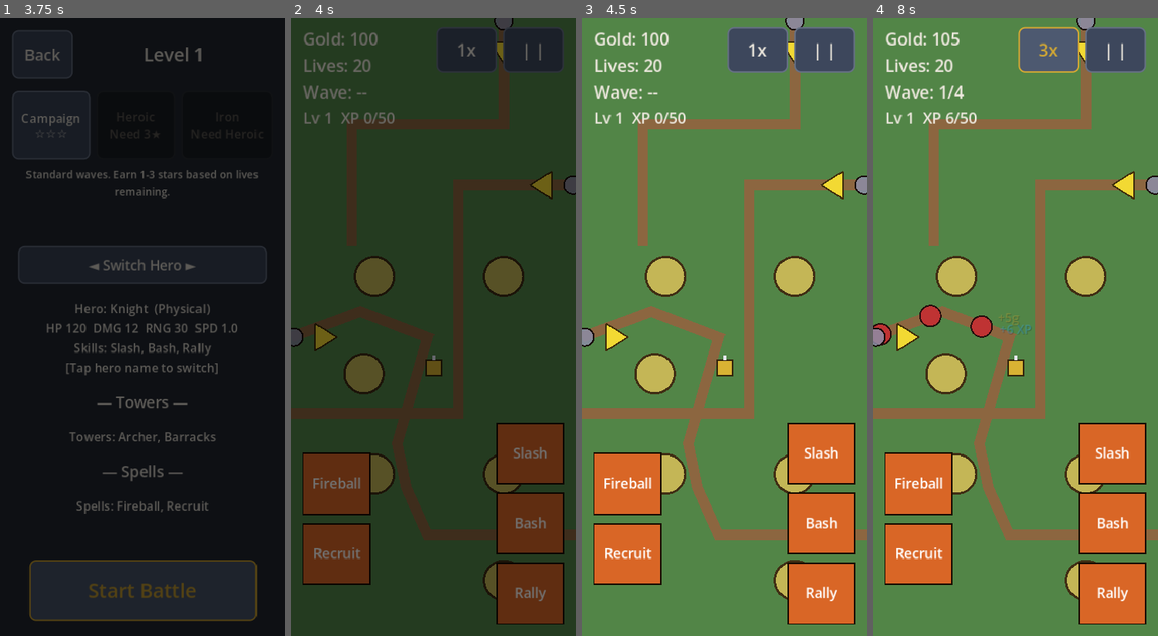
Above: before the commit, frames 1-4 (left to right).
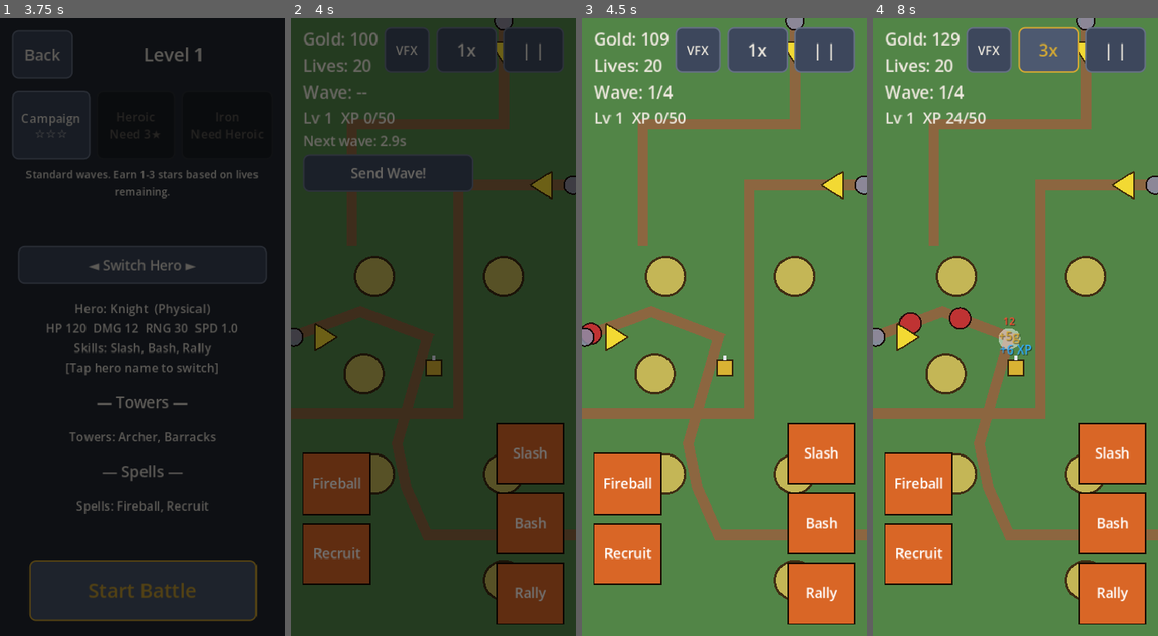
Above: after the commit, the same moments.

Repository: ookeooke/td1
Game: Godot game, scene res://ui/MainMenu.tscn
Same seed, same stepped clock (60 frames per second), same inputs: the game is played once before the commit and once after it.
Inputs (mouse positions are in pixels of both pictures, inside the frame that each line leads up to):
- Up to frame 1 (3.75 s): click "Play" at 0.5 s; click "Play" at 1.25 s; click "Campaign ☆☆☆" at 2 s; click "Campaign ☆☆☆" at 2.75 s; click "Start Battle" at 3.5 s
- Up to frame 2 (4 s): no input
- Up to frame 3 (4.5 s): click (678, 172) at 4.25 s, where only the run after the commit has a clickable "Send Wave!"
- Up to frame 4 (8 s): click (989, 48) at 5 s, where only the run after the commit has a clickable "VFX"; click (987, 48) at 5.75 s, where only the run after the commit has a clickable "Clean"; click "1x" at 6.5 s; click "2x" at 7.25 s

Frame 1 is identical in both runs. In frame 2, 4.7% of the frame differs, in the area x 4-64%, y 1-29%; in frame 3, 1.4%; in frame 4, 2.7%.

Commit message:
3

Diff:
--- a/autoloads/EventBus.gd
+++ b/autoloads/EventBus.gd
@@ -28,7 +28,9 @@
 signal wave_started(wave_number, path_ids)
 signal wave_completed(wave_number)
 signal early_wave_triggered(bonus_gold)
+signal wave_countdown_started(duration)
 signal all_waves_completed()
+signal clean_view_toggled(enabled)
 signal spawn_direction_changed(path_id, screen_edge_position)
 
 # Economy
--- a/autoloads/VFXSpawner.gd
+++ b/autoloads/VFXSpawner.gd
@@ -8,6 +8,7 @@
 
 # Cached hero reference for XP text positioning.
 var _hero: Node2D = null
+var clean_view: bool = false
 
 
 func _ready() -> void:
@@ -17,6 +18,7 @@
 	EventBus.hero_died.connect(func(): _hero = null)
 	EventBus.game_over.connect(_on_game_over)
 	EventBus.game_won.connect(_on_game_won)
+	EventBus.clean_view_toggled.connect(func(v): clean_view = v)
 
 
 func _on_enemy_died(enemy: Node, gold_value: int) -> void:
@@ -32,8 +34,9 @@
 	if enemy.data != null and enemy.data.visual != null:
 		color = enemy.data.visual.body_color
 		radius = enemy.data.visual.radius
-	_DeathVFXScript.spawn(parent, color, radius, pos)
-	# Gold text.
+	if not clean_view:
+		_DeathVFXScript.spawn(parent, color, radius, pos)
+	# Gold text — always shown (informational, not clutter).
 	if gold_value > 0:
 		_FloatingTextScript.spawn(parent, "+%dg" % gold_value, Color(0.83, 0.66, 0.20), pos)
 
--- a/autoloads/WaveManager.gd
+++ b/autoloads/WaveManager.gd
@@ -21,6 +21,13 @@
 var _wave_active: bool = false
 var _running: bool = false
 var _endless: bool = false
+# Tick-based countdown state (replaces await-based timer for interruptibility).
+var _in_countdown: bool = false
+var _countdown_remaining: float = 0.0
+var _countdown_total: float = 0.0
+var _pending_wave: Resource = null
+var _pending_path_ids: Array = []
+var _pending_wave_for_bounty: Resource = null  # kept for endless bounty lookup
 
 # Enemy scenes for procedural endless wave generation.
 const _EnemyBasicScene: PackedScene = preload("res://enemies/EnemyBasic.tscn")
@@ -88,14 +95,46 @@
 	GameState.wave_number = _wave_index + 1
 	for pid in path_ids:
 		EventBus.spawn_direction_changed.emit(pid, Vector2.ZERO)
+	# Tick-based countdown — interruptible via call_early_wave().
+	_pending_wave = wave
+	_pending_path_ids = path_ids
+	_countdown_total = wave.countdown
+	_countdown_remaining = wave.countdown
+	_in_countdown = true
+	EventBus.wave_countdown_started.emit(_countdown_total)
 	print("[WaveManager] wave %d countdown %.1fs paths=%s" % [_wave_index + 1, wave.countdown, path_ids])
-	await get_tree().create_timer(wave.countdown).timeout
+
+
+func _process(delta: float) -> void:
+	if not _in_countdown:
+		return
+	_countdown_remaining -= delta
+	if _countdown_remaining <= 0.0:
+		_finish_countdown()
+
+
+func _finish_countdown() -> void:
+	_in_countdown = false
 	if not _running:
 		return
-	_launch_wave(wave, path_ids)
+	_launch_wave(_pending_wave, _pending_path_ids)
+	_pending_wave = null
+	_pending_path_ids = []
+
+
+func call_early_wave() -> void:
+	if not _in_countdown or not _running:
+		return
+	var fraction: float = clampf(_countdown_remaining / maxf(0.01, _countdown_total), 0.0, 1.0)
+	var bonus: int = int(ceil(fraction * 10.0))
+	if bonus > 0:
+		GameState.add_gold(bonus)
+	EventBus.early_wave_triggered.emit(bonus)
+	_finish_countdown()
 
 
 func _launch_wave(wave: Resource, path_ids: Array) -> void:
+	_pending_wave_for_bounty = wave
 	_active_spawners = wave.spawns.size()
 	_wave_active = true
 	EventBus.wave_started.emit(_wave_index + 1, path_ids)
@@ -136,11 +175,18 @@
 	if _active_spawners > 0 or _alive_count > 0:
 		return
 	_wave_active = false
-	var wave: Resource = _wave_list.waves[_wave_index]
-	if wave.bounty > 0:
-		GameState.add_gold(wave.bounty)
+	# Retrieve wave data for bounty — campaign from list, endless from stored ref.
+	var wave: Resource = null
+	if _wave_list != null and _wave_index >= 0 and _wave_index < _wave_list.waves.size():
+		wave = _wave_list.waves[_wave_index]
+	elif _endless and _pending_wave_for_bounty != null:
+		wave = _pending_wave_for_bounty
+	var bounty: int = wave.bounty if wave != null else 0
+	if bounty > 0:
+		GameState.add_gold(bounty)
 	EventBus.wave_completed.emit(_wave_index + 1)
-	print("[WaveManager] wave %d complete (+%dg)" % [_wave_index + 1, wave.bounty])
+	print("[WaveManager] wave %d complete (+%dg)" % [_wave_index + 1, bounty])
+	_pending_wave_for_bounty = null
 	if _running:
 		_begin_next_wave()
 
@@ -185,6 +231,7 @@
 func _on_game_over() -> void:
 	_running = false
 	_wave_active = false
+	_in_countdown = false
 
 
 func stop() -> void:
@@ -193,6 +240,10 @@
 	_running = false
 	_wave_active = false
 	_endless = false
+	_in_countdown = false
+	_pending_wave = null
+	_pending_path_ids = []
+	_pending_wave_for_bounty = null
 	_wave_list = null
 	_level = null
 	_wave_index = -1
@@ -211,12 +262,14 @@
 	# Base enemy count scales with wave number.
 	var base_count: int = 4 + wave_num * 2
 	# Pick paths — early waves use 1-2 paths, later use all 3.
+	@warning_ignore("integer_division")
 	var num_paths: int = mini(1 + wave_num / 3, _PATH_IDS.size())
 	var active_paths: Array[String] = []
 	for i in num_paths:
 		active_paths.append(_PATH_IDS[i % _PATH_IDS.size()])
 
 	# Distribute enemies across paths with type mixing.
+	@warning_ignore("integer_division")
 	var enemies_per_path: int = maxi(1, base_count / num_paths)
 	var spawns: Array = []
 	for pid in active_paths:
@@ -233,6 +286,7 @@
 		var fly_spawn := spawn_script.new()
 		fly_spawn.path_id = active_paths[randi() % active_paths.size()]
 		fly_spawn.enemy_scene = _EnemyFlyingScene
+		@warning_ignore("integer_division")
 		fly_spawn.count = maxi(1, wave_num / 3)
 		fly_spawn.interval = 1.5
 		fly_spawn.start_delay = 2.0
@@ -241,6 +295,7 @@
 		var heal_spawn := spawn_script.new()
 		heal_spawn.path_id = active_paths[randi() % active_paths.size()]
 		heal_spawn.enemy_scene = _EnemyHealerScene
+		@warning_ignore("integer_division")
 		heal_spawn.count = maxi(1, wave_num / 5)
 		heal_spawn.interval = 3.0
 		heal_spawn.start_delay = 3.0
--- a/enemies/base_enemy.gd
+++ b/enemies/base_enemy.gd
@@ -32,6 +32,7 @@
 # abilities like ExplodeOnDeath or SummonOnDeath can hook in.
 const _AbilityHostScript := preload("res://systems/AbilityHost.gd")
 const _AbilityDataScript := preload("res://systems/AbilityData.gd")
+const _FloatingTextScript := preload("res://vfx/FloatingText.gd")
 var _ability_host: RefCounted = null
 
 
@@ -150,18 +151,24 @@
 	return s
 
 
-func take_damage(amount: float, type: int, source: Node = null) -> void:
+func take_damage(amount: float, type: int, source: Node = null) -> float:
 	if state == State.DYING or data == null:
-		return
+		return 0.0
 	var final: float = DamageCalculator.calculate_damage(amount, type, self)
 	current_health -= int(ceil(final))
 	if source != null:
 		_last_damage_source = source
+	# Floating damage number.
+	if final > 0.0:
+		var parent: Node = get_tree().current_scene
+		if parent != null:
+			_FloatingTextScript.spawn(parent, str(int(ceil(final))), Color(1.0, 0.3, 0.2), global_position + Vector2(0, -20), 14)
 	queue_redraw()
 	if _ability_host != null:
 		_ability_host.trigger_event(_AbilityDataScript.Trigger.ON_HIT_TAKEN, {"source": source, "amount": final})
 	if current_health <= 0:
 		_die()
+	return final
 
 
 func heal(amount: float) -> void:
--- a/enemies/bosses/base_boss.gd
+++ b/enemies/bosses/base_boss.gd
@@ -35,10 +35,11 @@
 	_check_phase_transition()
 
 
-func take_damage(amount: float, type: int, source: Node = null) -> void:
-	super.take_damage(amount, type, source)
+func take_damage(amount: float, type: int, source: Node = null) -> float:
+	var final: float = super.take_damage(amount, type, source)
 	if state != State.DYING:
 		_check_phase_transition()
+	return final
 
 
 func _check_phase_transition() -> void:
--- a/heroes/base_hero.gd
+++ b/heroes/base_hero.gd
@@ -69,6 +69,7 @@
 # death so passives like "on-kill: +5% damage for 3 s" can hook in later.
 const _AbilityHostScript := preload("res://systems/AbilityHost.gd")
 const _AbilityDataScript := preload("res://systems/AbilityData.gd")
+const _FloatingTextScript := preload("res://vfx/FloatingText.gd")
 var _ability_host: RefCounted = null
 
 @onready var attack_range_area: Area2D = $AttackRange
@@ -406,6 +407,10 @@
 		return
 	var final: float = DamageCalculator.calculate_damage(amount, type, self)
 	current_health -= int(ceil(final))
+	if final > 0.0:
+		var parent: Node = get_tree().current_scene
+		if parent != null:
+			_FloatingTextScript.spawn(parent, str(int(ceil(final))), Color(1.0, 0.2, 0.2), global_position + Vector2(0, -24), 15)
 	queue_redraw()
 	if _ability_host != null:
 		_ability_host.trigger_event(_AbilityDataScript.Trigger.ON_HIT_TAKEN, {"source": source, "amount": final})
--- a/map/SpotInputManager.gd
+++ b/map/SpotInputManager.gd
@@ -15,6 +15,7 @@
 
 
 func _ready() -> void:
+	process_mode = Node.PROCESS_MODE_ALWAYS
 	if grid_manager_path.is_empty():
 		_grid = get_parent().get_node_or_null("GridManager")
 	else:
--- a/projectiles/Arrow.gd
+++ b/projectiles/Arrow.gd
@@ -41,9 +41,10 @@
 
 func _on_hit() -> void:
 	var impact_pos: Vector2 = _target.global_position if is_instance_valid(_target) else global_position
+	var total_dealt: float = 0.0
 	# Primary target damage.
 	if is_instance_valid(_target) and _target.has_method("take_damage"):
-		_target.take_damage(_damage, _damage_type, _source)
+		total_dealt += _target.take_damage(_damage, _damage_type, _source)
 	if _status_effect != null and is_instance_valid(_target) and _target.has_method("apply_status_effect"):
 		_target.apply_status_effect(_status_effect)
 	# AoE splash — damage all enemies in radius (excluding already-hit primary).
@@ -57,7 +58,10 @@
 			if enemy.state == BaseEnemy.State.DYING:
 				continue
 			if impact_pos.distance_squared_to(enemy.global_position) <= r2:
-				enemy.take_damage(_damage * 0.5, _damage_type, _source)  # splash = 50% damage
+				total_dealt += enemy.take_damage(_damage * 0.5, _damage_type, _source)
+	# Report damage to source tower for stat tracking.
+	if total_dealt > 0.0 and _source != null and is_instance_valid(_source) and _source.has_method("record_damage"):
+		_source.record_damage(total_dealt)
 
 
 func _draw() -> void:
--- a/soldiers/base_soldier.gd
+++ b/soldiers/base_soldier.gd
@@ -35,6 +35,7 @@
 # soldiers attach DamageBlockAbility; etc. — all variants author as data.
 const _AbilityHostScript := preload("res://systems/AbilityHost.gd")
 const _AbilityDataScript := preload("res://systems/AbilityData.gd")
+const _FloatingTextScript := preload("res://vfx/FloatingText.gd")
 var _ability_host: RefCounted = null
 
 @onready var melee_range: Area2D = $MeleeRange
@@ -154,16 +155,21 @@
 	return _lunge_dir * (LUNGE_DISTANCE * phase)
 
 
-func take_damage(amount: float, type: int, source: Node = null) -> void:
+func take_damage(amount: float, type: int, source: Node = null) -> float:
 	if state == State.DEAD or data == null:
-		return
+		return 0.0
 	var final: float = DamageCalculator.calculate_damage(amount, type, self)
 	current_health -= int(ceil(final))
+	if final > 0.0:
+		var parent: Node = get_tree().current_scene
+		if parent != null:
+			_FloatingTextScript.spawn(parent, str(int(ceil(final))), Color(1.0, 0.85, 0.2), global_position + Vector2(0, -16), 13)
 	queue_redraw()
 	if _ability_host != null:
 		_ability_host.trigger_event(_AbilityDataScript.Trigger.ON_HIT_TAKEN, {"source": source, "amount": final})
 	if current_health <= 0:
 		_die()
+	return final
 
 
 func _die() -> void:
--- a/towers/base_tower.gd
+++ b/towers/base_tower.gd
@@ -8,6 +8,8 @@
 const _SlowEffectScript := preload("res://systems/SlowEffect.gd")
 const _StunEffectScript := preload("res://systems/StunEffect.gd")
 
+enum TargetingMode { FIRST, STRONG, WEAK }
+
 @export var data: TowerData
 
 var level: int = 1
@@ -24,6 +26,8 @@
 # up to 1/attack_speed for a Timer to cycle.
 var _attack_cooldown: float = 0.0
 var _current_target: Node = null
+var total_damage_dealt: float = 0.0
+var targeting_mode: int = TargetingMode.FIRST
 
 var _shots_since_buff: int = 0
 var _next_buff_threshold: int = 0
@@ -117,6 +121,22 @@
 	if ov != null and ov.sell_value > 0:
 		return ov.sell_value
 	return data.sell_value
+
+
+func record_damage(amount: float) -> void:
+	total_damage_dealt += amount
+
+
+func cycle_targeting_mode() -> void:
+	targeting_mode = (targeting_mode + 1) % 3
+
+
+func get_targeting_mode_name() -> String:
+	match targeting_mode:
+		TargetingMode.FIRST: return "First"
+		TargetingMode.STRONG: return "Strong"
+		TargetingMode.WEAK: return "Weak"
+	return "First"
 
 
 func get_upgrade_cost_to(next_level: int) -> int:
@@ -182,14 +202,13 @@
 
 
 func _pick_target() -> Node:
-	# First-target strategy: enemy furthest along its PathFollow2D. With a
-	# sticky preference for the currently-engaged target when the progress
-	# is tied — prevents flip-flop when two enemies travel in lockstep and
-	# Area2D's non-deterministic iteration order shuffles between frames.
-	# On true progress ties, tiebreaker picks the lower-HP target for
-	# guaranteed execution (finish one before spreading DPS).
+	# Targeting mode selects which enemy to prioritize:
+	#   FIRST  — furthest along path (default, classic TD behavior)
+	#   STRONG — highest current HP (focus fire on tanky enemies)
+	#   WEAK   — lowest current HP (finish off wounded enemies)
+	# Sticky preference for the current target on ties prevents jitter.
 	var best: Node = null
-	var best_progress: float = -1.0
+	var best_score: float = -INF if targeting_mode != TargetingMode.WEAK else INF
 	for area in range_area.get_overlapping_areas():
 		if not (area is BaseEnemy):
 			continue
@@ -198,22 +217,34 @@
 			continue
 		if enemy.data != null and enemy.data.is_flying and not data.targets_flying:
 			continue
-		var progress: float = 0.0
-		if enemy.get_parent() is PathFollow2D:
-			progress = enemy.get_parent().progress_ratio
-		if best == null or progress > best_progress:
+		var score: float = _targeting_score(enemy)
+		var dominated: bool = false
+		if targeting_mode == TargetingMode.WEAK:
+			dominated = score < best_score
+		else:
+			dominated = score > best_score
+		if best == null or dominated:
 			best = enemy
-			best_progress = progress
+			best_score = score
 			continue
-		if is_equal_approx(progress, best_progress):
-			# Keep current engaged target on a tie.
+		if is_equal_approx(score, best_score):
 			if enemy == _current_target:
 				best = enemy
 				continue
-			# Otherwise, prefer the lower-HP target.
 			if best != _current_target and enemy.current_health < best.current_health:
 				best = enemy
 	return best
+
+
+func _targeting_score(enemy: BaseEnemy) -> float:
+	match targeting_mode:
+		TargetingMode.FIRST:
+			if enemy.get_parent() is PathFollow2D:
+				return enemy.get_parent().progress_ratio
+			return 0.0
+		TargetingMode.STRONG, TargetingMode.WEAK:
+			return float(enemy.current_health)
+	return 0.0
 
 
 func _fire_projectile(target: Node) -> void:
--- a/ui/HUD.gd
+++ b/ui/HUD.gd
@@ -6,6 +6,9 @@
 @onready var hero_label: Label = %HeroLabel
 @onready var pause_button: Button = %PauseButton
 @onready var speed_button: Button = %SpeedButton
+@onready var countdown_label: Label = %CountdownLabel
+@onready var send_wave_button: Button = %SendWaveButton
+@onready var clean_button: Button = %CleanButton
 
 var _hero: Node = null
 
@@ -18,6 +21,7 @@
 
 
 func _ready() -> void:
+	process_mode = Node.PROCESS_MODE_ALWAYS
 	pause_button.pressed.connect(func(): EventBus.pause_requested.emit())
 	speed_button.pressed.connect(_on_speed_pressed)
 	_refresh_speed_label()
@@ -33,6 +37,14 @@
 	EventBus.hero_xp_gained.connect(_on_hero_xp_gained)
 	EventBus.hero_leveled_up.connect(_on_hero_leveled_up)
 	EventBus.hero_died.connect(_on_hero_died)
+	# Early wave call.
+	send_wave_button.pressed.connect(_on_send_wave_pressed)
+	countdown_label.visible = false
+	send_wave_button.visible = false
+	EventBus.wave_countdown_started.connect(_on_countdown_started)
+	EventBus.wave_started.connect(_on_wave_launched)
+	EventBus.early_wave_triggered.connect(_on_early_wave)
+	clean_button.pressed.connect(_on_clean_pressed)
 
 
 func _on_gold_changed(amount: int) -> void:
@@ -102,3 +114,41 @@
 		hero_label.text = "Lv %d (MAX)" % lvl
 	else:
 		hero_label.text = "Lv %d  XP %d/%d" % [lvl, xp, need]
+
+
+# --- Early wave call ---
+
+func _on_countdown_started(duration: float) -> void:
+	countdown_label.text = "Next wave: %.1fs" % duration
+	countdown_label.visible = true
+	send_wave_button.visible = true
+
+
+func _process(_delta: float) -> void:
+	# Tick the countdown label from WaveManager state.
+	if countdown_label.visible and WaveManager._in_countdown:
+		countdown_label.text = "Next wave: %.1fs" % maxf(0.0, WaveManager._countdown_remaining)
+
+
+func _on_wave_launched(_wave_number: int, _path_ids: Array) -> void:
+	_hide_countdown()
+
+
+func _on_send_wave_pressed() -> void:
+	WaveManager.call_early_wave()
+	_hide_countdown()
+
+
+func _on_early_wave(_bonus_gold: int) -> void:
+	_hide_countdown()
+
+
+func _hide_countdown() -> void:
+	countdown_label.visible = false
+	send_wave_button.visible = false
+
+
+func _on_clean_pressed() -> void:
+	var enabled: bool = not VFXSpawner.clean_view
+	EventBus.clean_view_toggled.emit(enabled)
+	clean_button.text = "VFX" if not enabled else "Clean"
--- a/ui/HUD.tscn
+++ b/ui/HUD.tscn
@@ -46,17 +46,37 @@
 text = "Hero: --"
 theme_override_font_sizes/font_size = 20
 
+[node name="CountdownLabel" type="Label" parent="Root/TopLeft"]
+unique_name_in_owner = true
+layout_mode = 2
+text = ""
+theme_override_font_sizes/font_size = 18
+
+[node name="SendWaveButton" type="Button" parent="Root/TopLeft"]
+unique_name_in_owner = true
+custom_minimum_size = Vector2(140, 50)
+layout_mode = 2
+text = "Send Wave!"
+theme_override_font_sizes/font_size = 18
+
 [node name="TopRight" type="HBoxContainer" parent="Root"]
 layout_mode = 1
 anchors_preset = 1
 anchor_left = 1.0
 anchor_right = 1.0
-offset_left = -180.0
+offset_left = -250.0
 offset_top = 12.0
 offset_right = -16.0
 offset_bottom = 72.0
 theme_override_constants/separation = 8
 alignment = 2
+
+[node name="CleanButton" type="Button" parent="Root/TopRight"]
+unique_name_in_owner = true
+custom_minimum_size = Vector2(60, 60)
+layout_mode = 2
+text = "VFX"
+theme_override_font_sizes/font_size = 16
 
 [node name="SpeedButton" type="Button" parent="Root/TopRight"]
 unique_name_in_owner = true
--- a/ui/RangePreview.gd
+++ b/ui/RangePreview.gd
@@ -16,6 +16,7 @@
 
 
 func _ready() -> void:
+	process_mode = Node.PROCESS_MODE_ALWAYS
 	visible = false
 	z_index = 5
 	_timer = Timer.new()
--- a/ui/TowerPlacer.gd
+++ b/ui/TowerPlacer.gd
@@ -24,6 +24,7 @@
 
 
 func _ready() -> void:
+	process_mode = Node.PROCESS_MODE_ALWAYS
 	_towers_parent = get_node_or_null(towers_parent_path)
 	if _towers_parent == null:
 		_towers_parent = self
--- a/ui/TowerSpotMenu.gd
+++ b/ui/TowerSpotMenu.gd
@@ -15,6 +15,8 @@
 @onready var branch_a_button: Button = %BranchARow
 @onready var branch_b_button: Button = %BranchBRow
 @onready var move_rally_button: Button = %MoveRallyButton
+@onready var targeting_button: Button = %TargetingButton
+@onready var damage_label: Label = %DamageLabel
 @onready var close_button: Button = %CloseButton
 
 var _current_spot_id: String = ""
@@ -35,6 +37,7 @@
 
 
 func _ready() -> void:
+	process_mode = Node.PROCESS_MODE_ALWAYS
 	# Toggle the CanvasLayer itself — the Main.tscn instance may be saved with
 	# visible=false, which would block input regardless of inner Control state.
 	visible = false
@@ -44,6 +47,7 @@
 	branch_a_button.pressed.connect(_on_branch_pressed.bind(0))
 	branch_b_button.pressed.connect(_on_branch_pressed.bind(1))
 	move_rally_button.pressed.connect(_on_move_rally_pressed)
+	targeting_button.pressed.connect(_on_targeting_pressed)
 	close_button.pressed.connect(_dismiss)
 	backdrop.gui_input.connect(_on_backdrop_input)
 	EventBus.tower_spot_tapped.connect(_on_spot_tapped)
@@ -127,6 +131,18 @@
 	sell_button.text = "Sell (+%dg)" % refund
 	# "Move Rally" only makes sense for barracks — hide for attack towers.
 	move_rally_button.visible = _current_tower != null and _current_tower.has_method("begin_rally_placement")
+	# Damage tracking display.
+	if _current_tower != null and "total_damage_dealt" in _current_tower:
+		damage_label.text = "Damage: %s" % _format_number(_current_tower.total_damage_dealt)
+		damage_label.visible = true
+	else:
+		damage_label.visible = false
+	# Targeting mode cycle button — only for attack towers (not barracks).
+	if _current_tower != null and "targeting_mode" in _current_tower:
+		targeting_button.text = "Target: %s" % _current_tower.get_targeting_mode_name()
+		targeting_button.visible = true
+	else:
+		targeting_button.visible = false
 	# Upgrade button only when the tower supports it AND isn't at max level.
 	_refresh_upgrade_button()
 
@@ -149,7 +165,8 @@
 		return
 	var cost: int = _current_tower.get_upgrade_cost_to(_current_tower.level + 1)
 	var next_level: int = _current_tower.level + 1
-	upgrade_button.text = "Upgrade → Lv %d (%dg)" % [next_level, cost]
+	var delta: String = _build_delta_text(_current_tower, next_level)
+	upgrade_button.text = "Upgrade → Lv %d %s(%dg)" % [next_level, delta, cost]
 	upgrade_button.disabled = GameState.gold < cost
 	upgrade_button.visible = true
 
@@ -161,7 +178,28 @@
 	var branch: Resource = branches[idx]
 	var label: String = branch.upgrade_name if branch.upgrade_name != "" else "Branch %d" % (idx + 1)
 	var cost: int = int(branch.cost)
-	button.text = "%s (%dg)" % [label, cost]
+	# Show stat deltas vs current level.
+	var delta: String = ""
+	if _current_tower != null and _current_tower.data != null:
+		var cur_dmg: float = _current_tower.data.damage
+		var cur_range: float = _current_tower.data.attack_range
+		var cur_speed: float = _current_tower.data.attack_speed
+		if _current_tower.has_method("_level_override"):
+			var ov: Resource = _current_tower._level_override()
+			if ov != null:
+				cur_dmg = ov.damage
+				cur_range = ov.attack_range
+				cur_speed = ov.attack_speed
+		var parts: PackedStringArray = PackedStringArray()
+		var dd: float = branch.damage - cur_dmg
+		if not is_zero_approx(dd):
+			parts.append("+%d Dmg" % int(dd) if dd > 0 else "%d Dmg" % int(dd))
+		var dr: float = branch.attack_range - cur_range
+		if not is_zero_approx(dr):
+			parts.append("+%d Rng" % int(dr) if dr > 0 else "%d Rng" % int(dr))
+		if not parts.is_empty():
+			delta = " (" + ", ".join(parts) + ")"
+	button.text = "%s%s (%dg)" % [label, delta, cost]
 	button.disabled = GameState.gold < cost
 	button.visible = true
 
@@ -236,5 +274,55 @@
 	EventBus.tower_menu_dismissed.emit()
 
 
+func _on_targeting_pressed() -> void:
+	if not _actions_enabled or _current_tower == null:
+		return
+	if _current_tower.has_method("cycle_targeting_mode"):
+		_current_tower.cycle_targeting_mode()
+		targeting_button.text = "Target: %s" % _current_tower.get_targeting_mode_name()
+
+
+func _format_number(value: float) -> String:
+	var n: int = int(value)
+	if n >= 1000:
+		@warning_ignore("integer_division")
+		return "%d,%03d" % [n / 1000, n % 1000]
+	return str(n)
+
+
+func _build_delta_text(tower: Node, next_level: int) -> String:
+	if tower == null or tower.data == null:
+		return ""
+	var cur_dmg: float = tower.data.damage
+	var cur_range: float = tower.data.attack_range
+	var cur_spd: float = tower.data.attack_speed
+	# If tower has a current level override, use those as baseline.
+	if tower.has_method("_level_override"):
+		var ov: Resource = tower._level_override()
+		if ov != null:
+			cur_dmg = ov.damage
+			cur_range = ov.attack_range
+			cur_spd = ov.attack_speed
+	var upgrade_idx: int = next_level - 2
+	if upgrade_idx < 0 or upgrade_idx >= tower.data.level_upgrades.size():
+		return ""
+	var nxt: Resource = tower.data.level_upgrades[upgrade_idx]
+	if nxt == null:
+		return ""
+	var parts: PackedStringArray = PackedStringArray()
+	var dd: float = nxt.damage - cur_dmg
+	if not is_zero_approx(dd):
+		parts.append("+%d Dmg" % int(dd) if dd > 0 else "%d Dmg" % int(dd))
+	var dr: float = nxt.attack_range - cur_range
+	if not is_zero_approx(dr):
+		parts.append("+%d Rng" % int(dr) if dr > 0 else "%d Rng" % int(dr))
+	var ds: float = nxt.attack_speed - cur_spd
+	if not is_zero_approx(ds):
+		parts.append("+%.1f Spd" % ds if ds > 0 else "%.1f Spd" % ds)
+	if parts.is_empty():
+		return ""
+	return "(" + ", ".join(parts) + ") "
+
+
 func _find_grid() -> Node:
 	return get_tree().root.find_child("GridManager", true, false)
--- a/ui/TowerSpotMenu.tscn
+++ b/ui/TowerSpotMenu.tscn
@@ -84,6 +84,20 @@
 text = "Move Rally"
 theme_override_font_sizes/font_size = 22
 
+[node name="TargetingButton" type="Button" parent="Root/Panel/VBox/SellRow"]
+unique_name_in_owner = true
+custom_minimum_size = Vector2(0, 60)
+layout_mode = 2
+text = "Target: First"
+theme_override_font_sizes/font_size = 20
+
+[node name="DamageLabel" type="Label" parent="Root/Panel/VBox/SellRow"]
+unique_name_in_owner = true
+layout_mode = 2
+text = "Damage: 0"
+horizontal_alignment = 1
+theme_override_font_sizes/font_size = 18
+
 [node name="SellButton" type="Button" parent="Root/Panel/VBox/SellRow"]
 unique_name_in_owner = true
 custom_minimum_size = Vector2(0, 80)
Not shown, changed: CLAUDE.md
